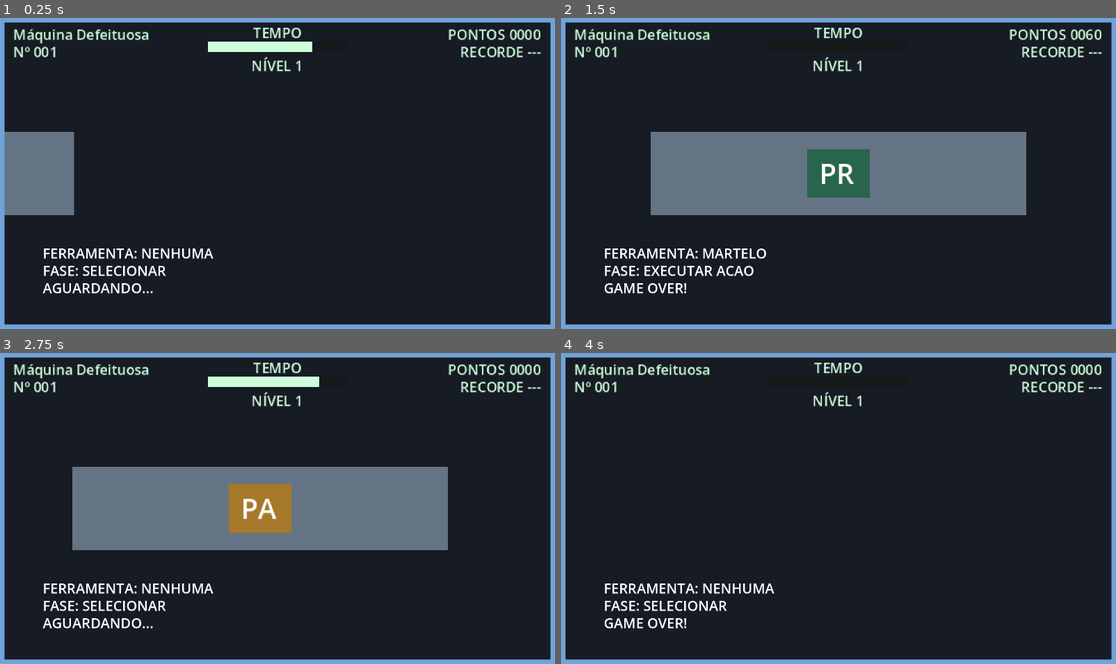
Above: before the commit, frames 1-4 (two rows, left to right).
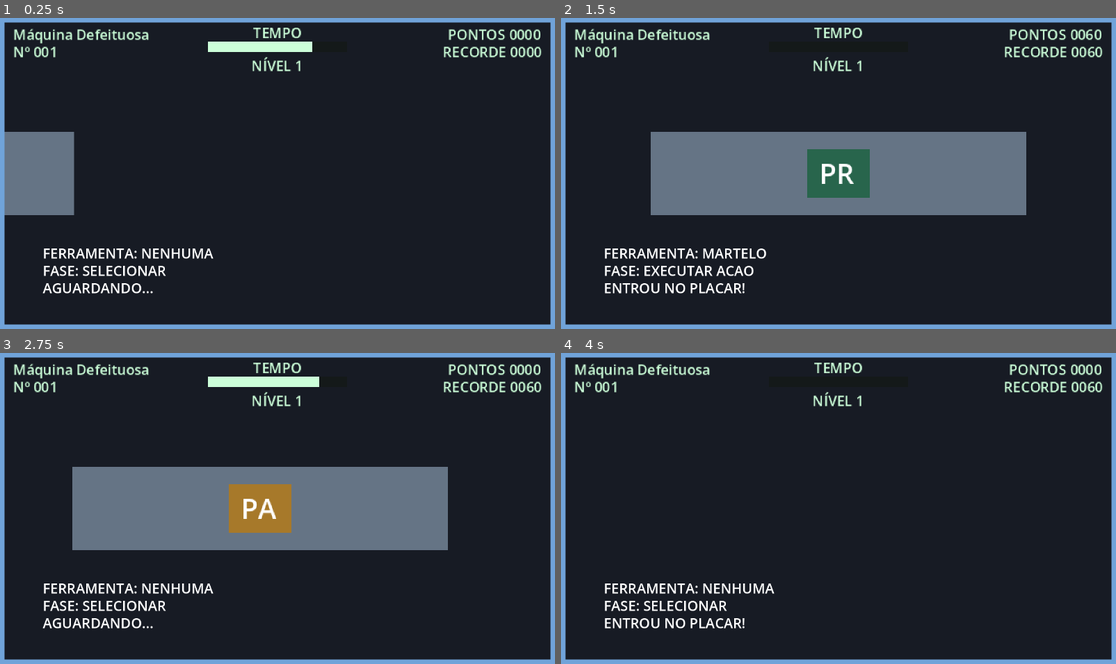
Above: after the commit, the same moments.

Repository: mariana-bravo/unidade404-classic
Game: Godot game, scene res://tests/continuous_time_test.tscn
The game is run twice, just before and just after one commit, with the same random seed, the same clock (stepped at 60 frames per second) and the same inputs. This scene is started directly instead of the project's main scene.
Inputs (mouse positions are in pixels of both pictures, inside the frame that each line leads up to):
- Up to frame 1 (0.25 s): no input
- Up to frame 2 (1.5 s): tap Enter at 0.5 s; move the mouse to (960, 157) at 0.52 s; hold W 0.53-1.28 s; tap 1 at 0.6 s; click (960, 157) at 0.67 s; tap Space at 0.77 s; move the mouse to (727, 189) at 1.27 s; hold S from 1.28 s (still down); tap 2 at 1.35 s; click (727, 189) at 1.42 s
- Up to frame 3 (2.75 s): tap Space at 1.52 s; move the mouse to (333, 440) at 2.02 s; release S at 2.03 s; hold W from 2.03 s (still down); tap 3 at 2.1 s; click (333, 440) at 2.17 s
- Up to frame 4 (4 s): move the mouse to (810, 570) at 2.77 s; tap 4 at 2.85 s; click (810, 570) at 2.92 s; tap Space at 3.02, 3.5, 3.77 s; move the mouse to (1005, 555) at 3.52 s; release W at 3.53 s; hold S from 3.53 s (still down); tap N at 3.6 s; click (1005, 555) at 3.67 s

The runs differ from the first frame. In frame 1, 0.4% of the frame differs, in the area x 79-98%, y 9-13%; in frame 2, 0.9%, in the area x 7-98%, y 9-89%; in frame 3, 0.4%; in frame 4, 0.9%.

Commit message:
feat: implementa placar local com persistência binária

Diff:
--- a/project.godot
+++ b/project.godot
@@ -22,6 +22,7 @@
 
 Config="*res://scripts/autoload/config.gd"
 GameState="*res://scripts/autoload/game_state.gd"
+ScoreboardData="*res://scripts/autoload/scoreboard_data.gd"
 
 [display]
 
--- a/scenes/scoreboard.tscn
+++ b/scenes/scoreboard.tscn
@@ -10,22 +10,9 @@
 mouse_filter = 2
 script = ExtResource("1_script")
 
-[node name="Title" type="Label" parent="."]
+[node name="Background" type="ColorRect" parent="."]
 layout_mode = 0
-offset_left = 16.0
-offset_top = 38.0
-offset_right = 314.0
-offset_bottom = 71.0
-theme_override_font_sizes/font_size = 16
-text = "PLACAR — EM CONSTRUÇÃO"
-autowrap_mode = 3
-
-[node name="Hint" type="Label" parent="."]
-layout_mode = 0
-offset_left = 45.0
-offset_top = 132.0
-offset_right = 295.0
-offset_bottom = 155.0
-theme_override_font_sizes/font_size = 11
-text = "SEGURAR: VOLTAR AO MENU"
-autowrap_mode = 3
+offset_right = 320.0
+offset_bottom = 180.0
+mouse_filter = 2
+color = Color(0.09, 0.105, 0.14, 1)
--- /dev/null
+++ b/scripts/autoload/scoreboard_data.gd
@@ -0,0 +1,122 @@
+extends Node
+## Binário little-endian: U404, versão u16, quantidade u8;
+## por linha: tamanho UTF-8 u16, nome, pontos u32, segundos float64.
+signal changed
+
+const MAGIC := "U404"
+const VERSION := 1
+const MAX_ENTRIES := 3
+const MAX_NAME_BYTES := 256
+const MAX_FILE_BYTES := 1024
+var save_path: String = "user://scoreboard.dat"
+var last_save_error: Error = OK
+var _entries: Array[Dictionary] = []
+
+func _ready() -> void:
+	load_scores()
+
+func get_entries() -> Array[Dictionary]:
+	return _entries.duplicate(true)
+
+func get_best_score() -> int:
+	return int(_entries[0]["score"]) if not _entries.is_empty() else 0
+
+func submit_run(robot_name: String, score: int, life_seconds: float) -> bool:
+	if not _valid_entry(robot_name, score, life_seconds):
+		return false
+	var entry := {"name": robot_name, "score": score, "life_seconds": life_seconds}
+	# Empate exato mantém as vidas que já estavam no placar.
+	var index := 0
+	while index < _entries.size() and not _better(entry, _entries[index]):
+		index += 1
+	if index >= MAX_ENTRIES:
+		return false
+	_entries.insert(index, entry)
+	_entries.resize(mini(_entries.size(), MAX_ENTRIES))
+	last_save_error = save_scores()
+	if last_save_error != OK:
+		push_warning("Não foi possível salvar o placar; os resultados continuam disponíveis nesta sessão.")
+	changed.emit()
+	return true
+
+func load_scores() -> void:
+	var result := _read_file(save_path)
+	if not result["valid"]:
+		result = _read_file(save_path + ".bak")
+	_entries.clear()
+	if result["valid"]:
+		for entry in result["entries"]:
+			_entries.append(entry)
+		_entries.sort_custom(_better)
+	changed.emit()
+
+func save_scores() -> Error:
+	var temporary := save_path + ".tmp"
+	var file := FileAccess.open(temporary, FileAccess.WRITE)
+	if file == null:
+		return FileAccess.get_open_error()
+	file.store_buffer(MAGIC.to_ascii_buffer())
+	file.store_16(VERSION)
+	file.store_8(_entries.size())
+	for entry in _entries:
+		var name_bytes: PackedByteArray = entry["name"].to_utf8_buffer()
+		file.store_16(name_bytes.size())
+		file.store_buffer(name_bytes)
+		file.store_32(entry["score"])
+		file.store_double(entry["life_seconds"])
+	file.flush()
+	var error := file.get_error()
+	file.close()
+	if error != OK:
+		return error
+	if not _read_file(temporary)["valid"]:
+		return ERR_FILE_CORRUPT
+	# Nunca substituir um backup válido por um arquivo principal corrompido.
+	if _read_file(save_path)["valid"]:
+		error = DirAccess.copy_absolute(save_path, save_path + ".bak")
+		if error != OK:
+			return error
+	return DirAccess.rename_absolute(temporary, save_path)
+
+func _read_file(path: String) -> Dictionary:
+	var invalid := {"valid": false, "entries": []}
+	if not FileAccess.file_exists(path):
+		return invalid
+	var file := FileAccess.open(path, FileAccess.READ)
+	if file == null:
+		return invalid
+	var size := file.get_length()
+	if size < 7 or size > MAX_FILE_BYTES:
+		return invalid
+	if file.get_buffer(4).get_string_from_ascii() != MAGIC or file.get_16() != VERSION:
+		return invalid
+	var count := file.get_8()
+	if count > MAX_ENTRIES:
+		return invalid
+	var entries: Array[Dictionary] = []
+	for i in range(count):
+		if size - file.get_position() < 2:
+			return invalid
+		var length := file.get_16()
+		if length < 1 or length > MAX_NAME_BYTES or size - file.get_position() < length + 12:
+			return invalid
+		var bytes := file.get_buffer(length)
+		var robot_name := bytes.get_string_from_utf8()
+		if robot_name.to_utf8_buffer() != bytes:
+			return invalid
+		var score := file.get_32()
+		var seconds := file.get_double()
+		if not _valid_entry(robot_name, score, seconds):
+			return invalid
+		entries.append({"name": robot_name, "score": score, "life_seconds": seconds})
+	if file.get_position() != size or file.get_error() != OK:
+		return invalid
+	return {"valid": true, "entries": entries}
+
+func _valid_entry(robot_name: String, score: int, seconds: float) -> bool:
+	return not robot_name.strip_edges().is_empty() and robot_name.to_utf8_buffer().size() <= MAX_NAME_BYTES \
+		and not "\n" in robot_name and not "\r" in robot_name and not "\t" in robot_name \
+		and score >= 0 and score <= 4294967295 and is_finite(seconds) and seconds >= 0.0
+
+func _better(a: Dictionary, b: Dictionary) -> bool:
+	return a["score"] > b["score"] or (a["score"] == b["score"] and a["life_seconds"] > b["life_seconds"])
--- a/scripts/game.gd
+++ b/scripts/game.gd
@@ -28,7 +28,8 @@
 		GameState.new_robot()
 	GameState.robot_changed.connect(_on_robot_changed)
 	_on_robot_changed(GameState.robot_name, GameState.robot_gender, GameState.serial, GameState.color_index)
-	hud.set_best()
+	hud.set_best(ScoreboardData.get_best_score())
+	ScoreboardData.changed.connect(_on_scoreboard_changed)
 	# O jogo utiliza reconhecimento de duplo clique.
 	click_reader.set_enabled(false)
 	click_reader.mode = ClickReader.Mode.WINDOWED
@@ -235,6 +236,9 @@
 	controller.gesture_hold()
 
 
+func _on_scoreboard_changed() -> void:
+	hud.set_best(ScoreboardData.get_best_score())
+
 func _exit_tree() -> void:
 	Input.mouse_mode = _previous_mouse_mode
 
@@ -259,7 +263,10 @@
 	click_reader.set_enabled(false)
 
 	conveyor.stop_movement()
-	feedback_label.text = "GAME OVER!"
+	var ranked := false
+	if not run_manager.training:
+		ranked = ScoreboardData.submit_run(GameState.robot_name, final_score, total_life_time)
+	feedback_label.text = "ENTROU NO PLACAR!" if ranked else "GAME OVER!"
 
 	# Informações de depuração.
 	print("================================")
--- a/scripts/scoreboard.gd
+++ b/scripts/scoreboard.gd
@@ -1,15 +1,73 @@
 extends Control
 var held: bool = false
 var elapsed: float = 0.0
+var _rows: Array[Array] = []
+var _progress: ProgressBar
+
+func _ready() -> void:
+	_build_table()
+	ScoreboardData.changed.connect(_refresh)
+	_refresh()
+
+func _build_table() -> void:
+	_label("PLACAR", Vector2(16, 14), Vector2(288, 22), 16)
+	_label("NOME", Vector2(16, 48), Vector2(156, 12), 9)
+	_label("TEMPO", Vector2(176, 48), Vector2(48, 12), 9)
+	_label("PONTUAÇÃO", Vector2(228, 48), Vector2(76, 12), 9, HORIZONTAL_ALIGNMENT_RIGHT)
+	for i in range(3):
+		var y := 70.0 + i * 22.0
+		_rows.append([
+			_label("---", Vector2(16, y), Vector2(156, 14), 9),
+			_label("---", Vector2(176, y), Vector2(48, 14), 9),
+			_label("---", Vector2(228, y), Vector2(76, 14), 9, HORIZONTAL_ALIGNMENT_RIGHT)])
+	_label("SEGURAR: VOLTAR", Vector2(16, 147), Vector2(288, 14), 9, HORIZONTAL_ALIGNMENT_CENTER)
+	_progress = ProgressBar.new()
+	_progress.position = Vector2(104, 165)
+	_progress.size = Vector2(112, 4)
+	_progress.max_value = Config.MENU_SEGURAR
+	_progress.show_percentage = false
+	_progress.mouse_filter = Control.MOUSE_FILTER_IGNORE
+	add_child(_progress)
+
+func _refresh() -> void:
+	var entries := ScoreboardData.get_entries()
+	for i in range(3):
+		var row := _rows[i]
+		if i >= entries.size():
+			for label in row:
+				label.text = "---"
+			continue
+		var entry := entries[i]
+		row[0].text = entry["name"]
+		var seconds := int(entry["life_seconds"])
+		row[1].text = "%02d:%02d" % [seconds / 60, seconds % 60]
+		row[2].text = str(entry["score"])
+
+func _label(text: String, pos: Vector2, dimensions: Vector2, font_size: int, alignment: HorizontalAlignment = HORIZONTAL_ALIGNMENT_LEFT) -> Label:
+	var label := Label.new()
+	label.text = text
+	label.position = pos
+	label.horizontal_alignment = alignment
+	label.clip_text = true
+	label.mouse_filter = Control.MOUSE_FILTER_IGNORE
+	label.add_theme_font_size_override("font_size", font_size)
+	label.add_theme_color_override("font_color", Color(0.8, 1.0, 0.85))
+	add_child(label)
+	label.size = dimensions
+	return label
+
 func _unhandled_input(event: InputEvent) -> void:
-    if event is InputEventMouseButton and event.button_index == MOUSE_BUTTON_LEFT:
-        get_viewport().set_input_as_handled()
-        held = event.pressed
-        if held:
-            elapsed = 0.0
+	if event is InputEventMouseButton and event.button_index == MOUSE_BUTTON_LEFT:
+		get_viewport().set_input_as_handled()
+		held = event.pressed
+		elapsed = 0.0
+		_progress.value = 0.0
+
 func _process(delta: float) -> void:
-    if held:
-        elapsed += delta
-        if elapsed >= Config.MENU_SEGURAR:
-            held = false
-            get_tree().change_scene_to_file("res://scenes/menu.tscn")
+	if not held:
+		return
+	elapsed += delta
+	_progress.value = elapsed
+	if elapsed >= Config.MENU_SEGURAR:
+		held = false
+		get_tree().change_scene_to_file("res://scenes/menu.tscn")
--- a/tests/continuous_time_test.gd
+++ b/tests/continuous_time_test.gd
@@ -18,6 +18,9 @@
 	return game
 
 func _run() -> void:
+	# Arquivo exclusivo: testes não modificam o placar do jogador.
+	ScoreboardData.save_path = "user://scoreboard_test_%s_%d.dat" % [name, Time.get_ticks_usec()]
+	ScoreboardData.load_scores()
 	var expected := [3.40, 4.55, 5.825, 9.375]
 	for kind in range(4):
 		_check(is_equal_approx(TimeModel.tempo_concedido(kind, 0), expected[kind]), "Recompensa nivel 1 tipo %d" % kind)
@@ -81,4 +84,7 @@
 	_check(is_zero_approx(rm.time_left) and rm.score == 10, "Conclusao tardia nao revive nem pontua")
 	rm.free()
 	print("CONTINUOUS TIME: %d checks, %d failures" % [checks, failures])
+	for suffix in ["", ".bak", ".tmp"]:
+		if FileAccess.file_exists(ScoreboardData.save_path + suffix):
+			DirAccess.remove_absolute(ScoreboardData.save_path + suffix)
 	get_tree().quit(0 if failures == 0 else 1)
--- a/tests/game_integration_test.gd
+++ b/tests/game_integration_test.gd
@@ -38,6 +38,9 @@
 	_tap()
 
 func _run() -> void:
+	# Arquivo exclusivo: testes não modificam o placar do jogador.
+	ScoreboardData.save_path = "user://scoreboard_test_%s_%d.dat" % [name, Time.get_ticks_usec()]
+	ScoreboardData.load_scores()
 	var previous_mode := Input.mouse_mode
 	game = preload("res://scenes/game.tscn").instantiate()
 	add_child(game)
@@ -58,7 +61,7 @@
 	_check(game.hud._name_label.text == GameState.robot_name, "HUD recebe nome")
 	_check(game.hud._serial_label.text == "Nº %03d" % GameState.serial, "HUD recebe serie")
 	_check(game.hud._frame.modulate == Config.PALETA[GameState.color_index], "HUD recebe cor")
-	_check(game.hud._best_label.text == "RECORDE ---", "Recorde ainda indisponivel")
+	_check(game.hud._best_label.text == "RECORDE 0000", "Recorde inicial sem entradas")
 	if DisplayServer.get_name() != "headless":
 		_check(Input.mouse_mode == Input.MOUSE_MODE_HIDDEN, "Cursor oculto")
 
@@ -120,6 +123,12 @@
 		await RenderingServer.frame_post_draw
 		get_viewport().get_texture().get_image().save_png("res://tests/hud_preview.png")
 	game.run_manager.finish_run(RunManager.MOTIVO_TEMPO_ESGOTADO)
+	_check(ScoreboardData.get_entries().size() == 1 and ScoreboardData.get_best_score() == game.run_manager.score, "Fim da partida registra placar")
+	_check(game.hud._best_label.text == "RECORDE %04d" % game.run_manager.score, "Novo recorde atualiza HUD")
+	game.run_manager.finish_run(RunManager.MOTIVO_TEMPO_ESGOTADO)
+	_check(ScoreboardData.get_entries().size() == 1, "Vida registrada uma unica vez")
+	ScoreboardData.load_scores()
+	_check(ScoreboardData.get_best_score() == game.run_manager.score, "Resultado persiste apos recarga")
 	_button(true)
 	_tick(1.0)
 	_button(false)
@@ -127,4 +136,7 @@
 	game.free()
 	_check(Input.mouse_mode == previous_mode, "Cursor restaurado ao sair")
 	print("GAME INTEGRATION: %d checks, %d failures" % [checks, failures])
+	for suffix in ["", ".bak", ".tmp"]:
+		if FileAccess.file_exists(ScoreboardData.save_path + suffix):
+			DirAccess.remove_absolute(ScoreboardData.save_path + suffix)
 	get_tree().quit(0 if failures == 0 else 1)
--- /dev/null
+++ b/tests/scoreboard_test.gd
@@ -0,0 +1,106 @@
+extends Node
+const Store = preload("res://scripts/autoload/scoreboard_data.gd")
+var checks := 0
+var failures := 0
+var path: String
+
+func _ready() -> void:
+	call_deferred("_run")
+
+func _check(ok: bool, message: String) -> void:
+	checks += 1
+	if not ok:
+		failures += 1
+		push_error(message)
+
+func _write_bytes(bytes: PackedByteArray) -> void:
+	var file := FileAccess.open(path, FileAccess.WRITE)
+	file.store_buffer(bytes)
+	file.close()
+
+func _run() -> void:
+	path = "user://scoreboard_test_%d.dat" % Time.get_ticks_usec()
+	var store := Store.new()
+	store.save_path = path
+	add_child(store)
+	_check(store.get_entries().is_empty() and store.get_best_score() == 0, "Arquivo ausente inicia vazio")
+	_check(store.submit_run("Operário Cansado", 100, 60.75), "Primeira vida entra")
+	_check(store.last_save_error == OK, "Primeira gravacao tem sucesso")
+	var saved := FileAccess.get_file_as_bytes(path)
+	_check(saved.slice(0, 4).get_string_from_ascii() == "U404" and saved[4] == 1, "Cabecalho binario versionado")
+	store.submit_run("Sucata Sem Memória", 300, 120.5)
+	store.submit_run("Autômato de Taubaté", 200, 80.25)
+	_check(store.get_best_score() == 300 and store.get_entries().size() == 3, "Top 3 ordenado")
+	_check(not store.submit_run("Descartado", 50, 500.0), "Quarta colocacao descartada")
+	store.submit_run("Máquina Desligada", 200, 90.125)
+	_check(store.get_entries()[1]["name"] == "Máquina Desligada", "Empate por maior tempo")
+	_check(not store.submit_run("Empate exato", 200, 80.25), "Empate exato preserva anteriores")
+	var copy := store.get_entries()
+	copy[0]["score"] = 0
+	_check(store.get_best_score() == 300, "Consulta nao modifica dados internos")
+	var reloaded := Store.new()
+	reloaded.save_path = path
+	add_child(reloaded)
+	_check(reloaded.get_entries() == store.get_entries(), "Reabertura preserva nomes acentuados e precisao")
+	_check(FileAccess.file_exists(path + ".bak"), "Backup criado")
+	var backup_entries: Array = store._read_file(path + ".bak")["entries"]
+	_write_bytes("arquivo invalido".to_utf8_buffer())
+	reloaded.load_scores()
+	_check(reloaded.get_entries() == backup_entries, "Principal corrompido recupera backup")
+	reloaded.submit_run("Novo Recorde", 400, 180.0)
+	_check(reloaded.last_save_error == OK and reloaded._read_file(path + ".bak")["entries"] == backup_entries, "Salvar apos recuperacao preserva backup valido")
+	DirAccess.remove_absolute(path + ".bak")
+	var valid := FileAccess.get_file_as_bytes(path)
+	_write_bytes(valid.slice(0, 10))
+	reloaded.load_scores()
+	_check(reloaded.get_entries().is_empty(), "Truncamento sem backup inicia vazio")
+	var bad_version := valid.duplicate()
+	bad_version[4] = 99
+	_write_bytes(bad_version)
+	reloaded.load_scores()
+	_check(reloaded.get_entries().is_empty(), "Versao desconhecida rejeitada")
+	var bad_count := valid.duplicate()
+	bad_count[6] = 4
+	_write_bytes(bad_count)
+	reloaded.load_scores()
+	_check(reloaded.get_entries().is_empty(), "Quantidade fora do limite rejeitada")
+	var trailing := valid.duplicate()
+	trailing.append(0)
+	_write_bytes(trailing)
+	reloaded.load_scores()
+	_check(reloaded.get_entries().is_empty(), "Bytes extras rejeitados")
+	_check(not store.submit_run("", 100, 1.0) and not store.submit_run("Nome", -1, 1.0), "Nome vazio e pontos negativos rejeitados")
+	_check(not store.submit_run("Nome", 100, NAN) and not store.submit_run("Nome", 100, INF), "Tempos nao finitos rejeitados")
+	_check(not store.submit_run("x".repeat(257), 100, 1.0), "Nome excessivo rejeitado")
+	store.save_path = "user://pasta_inexistente_%d/scoreboard.dat" % Time.get_ticks_usec()
+	_check(store.submit_run("Vida em memória", 1000, 12.0) and store.last_save_error != OK and store.get_best_score() == 1000, "Falha de gravacao preserva resultado em memoria")
+
+	ScoreboardData.save_path = path
+	ScoreboardData.load_scores()
+	var screen := preload("res://scenes/scoreboard.tscn").instantiate()
+	add_child(screen)
+	_check(screen._rows[0][0].text == "---", "Tabela vazia mostra tracos")
+	ScoreboardData.submit_run("Estagiário Desempregado", 1250, 143.72)
+	_check(screen._rows[0][0].text == "Estagiário Desempregado" and screen._rows[0][1].text == "02:23" and screen._rows[0][2].text == "1250", "Tabela mostra nome tempo e pontos")
+	var event := InputEventMouseButton.new()
+	event.button_index = MOUSE_BUTTON_LEFT
+	event.pressed = true
+	screen._unhandled_input(event)
+	screen._process(0.3)
+	_check(screen._progress.value > 0.0, "Segurar mostra progresso")
+	event.pressed = false
+	screen._unhandled_input(event)
+	_check(not screen.held and is_zero_approx(screen._progress.value), "Soltar cancela retorno")
+	if "--capture" in OS.get_cmdline_user_args():
+		ScoreboardData.submit_run("Autômato de Taubaté", 900, 119.0)
+		ScoreboardData.submit_run("Sucata Sem Memória", 800, 60.0)
+		await RenderingServer.frame_post_draw
+		get_viewport().get_texture().get_image().save_png("res://tests/scoreboard_preview.png")
+	screen.free()
+	store.free()
+	reloaded.free()
+	for suffix in ["", ".bak", ".tmp"]:
+		if FileAccess.file_exists(path + suffix):
+			DirAccess.remove_absolute(path + suffix)
+	print("SCOREBOARD: %d checks, %d failures" % [checks, failures])
+	get_tree().quit(0 if failures == 0 else 1)
--- /dev/null
+++ b/tests/scoreboard_test.tscn
@@ -0,0 +1,4 @@
+[gd_scene load_steps=2 format=3]
+[ext_resource type="Script" path="res://tests/scoreboard_test.gd" id="1"]
+[node name="ScoreboardTest" type="Node"]
+script = ExtResource("1")
Not shown, added: scripts/autoload/scoreboard_data.gd.uid
Not shown, added: tests/continuous_time_test.gd.uid
Not shown, added: tests/game_integration_test.gd.uid
Not shown, added: tests/scoreboard_test.gd.uid
